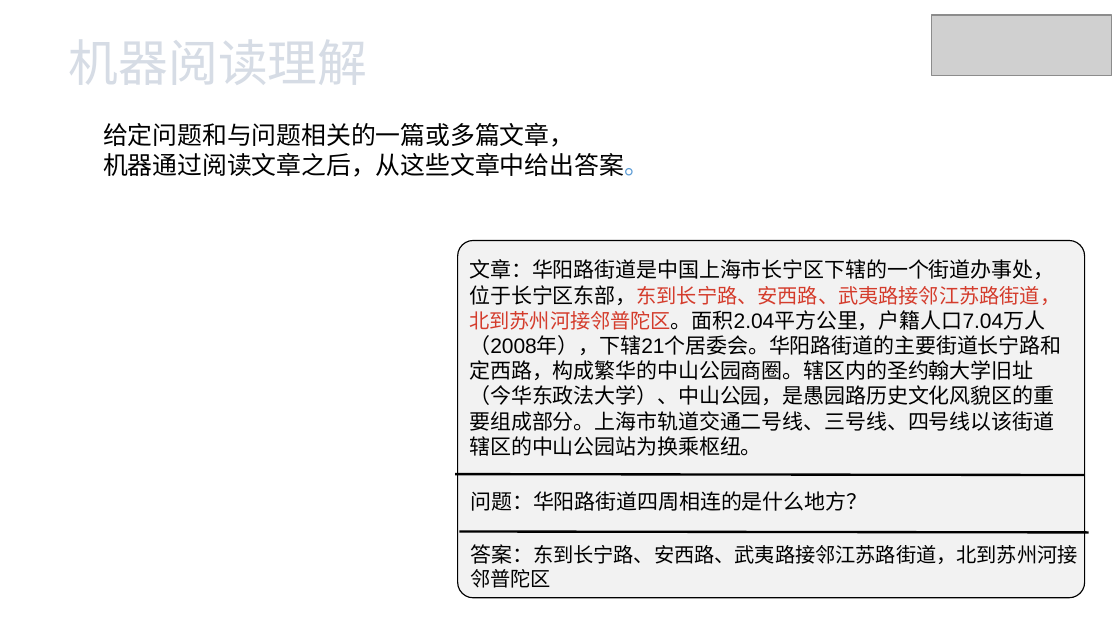
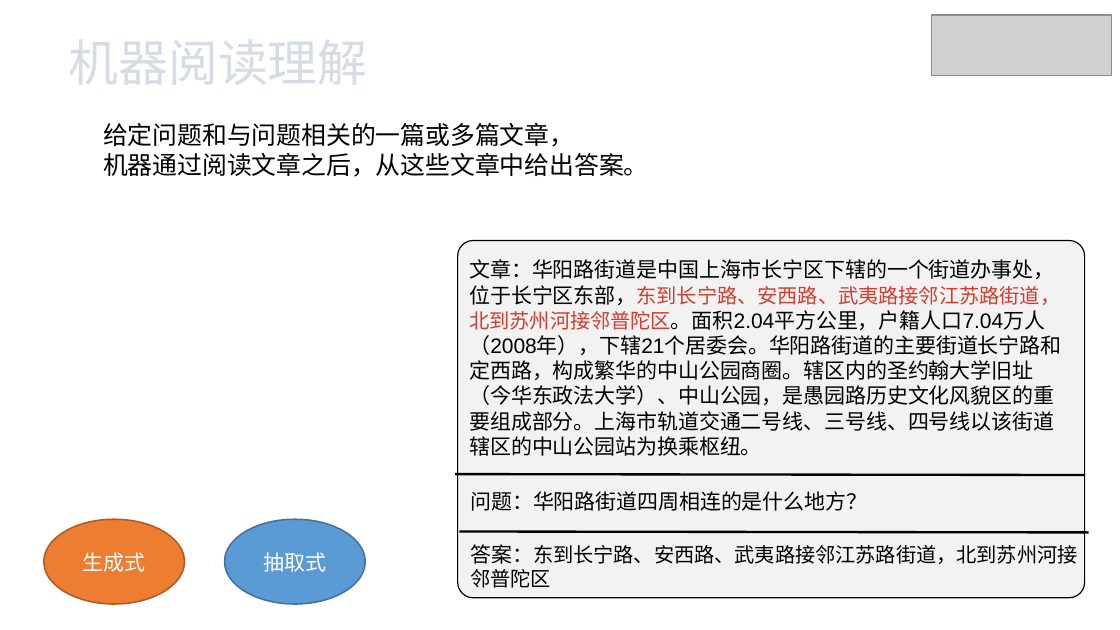
Before and after one commit to xhsun1997/ChineseMRC, a slide deck: slide 5 of 孙相会.pptx. Drawn at 1120x630 pixels with LibreOffice and Linux fonts; fonts in the diff are those of the drawing; grey boxes stand for pictures. Boxes give left, top, right and bottom in pixels: in the first picture for what was removed or moved away, otherwise in the second. Text is boxed around its words. In the diff, an @@ line names an element or a change of style, - is before the commit and + after.

```diff
--- a/孙相会.pptx
+++ b/孙相会.pptx
@@ text at box(103, 153, 649, 177): text colour #5B9BD5 to #000000 in "机器通过阅读文章之后，从这些文章中给出答案。" @@
@@ ellipse added at box(44, 520, 185, 605), fill #ED7D31, outline #AF5C24 1 pt, 13.5 pt, text #FFFFFF @@
+生成式
@@ ellipse added at box(224, 520, 365, 605), fill #5B9BD5, outline #43739E 1 pt, 13.5 pt, text #FFFFFF @@
+抽取式
```
Also in this commit, not shown: 5 other slides changed, 1 other file.
